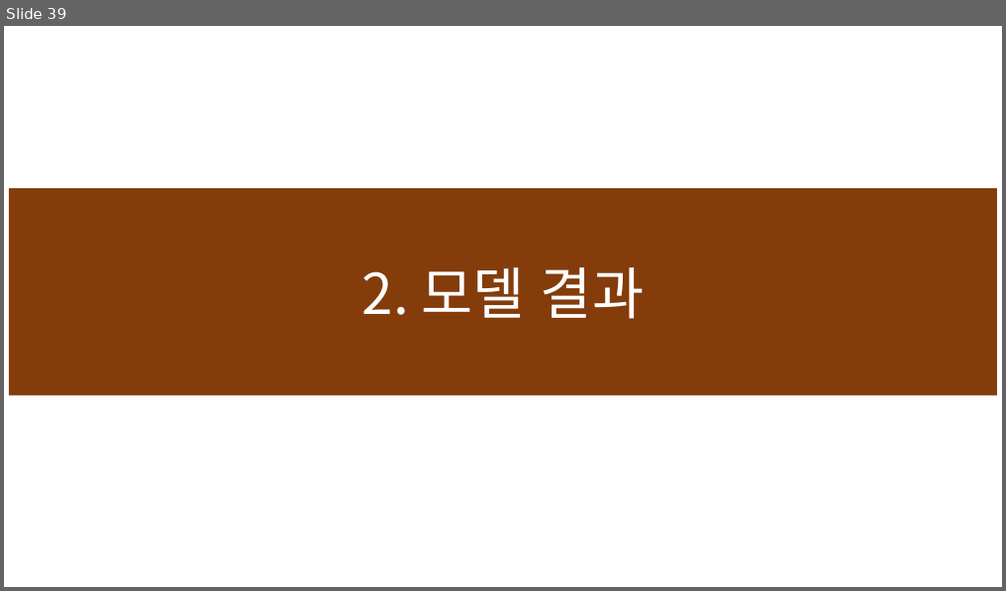
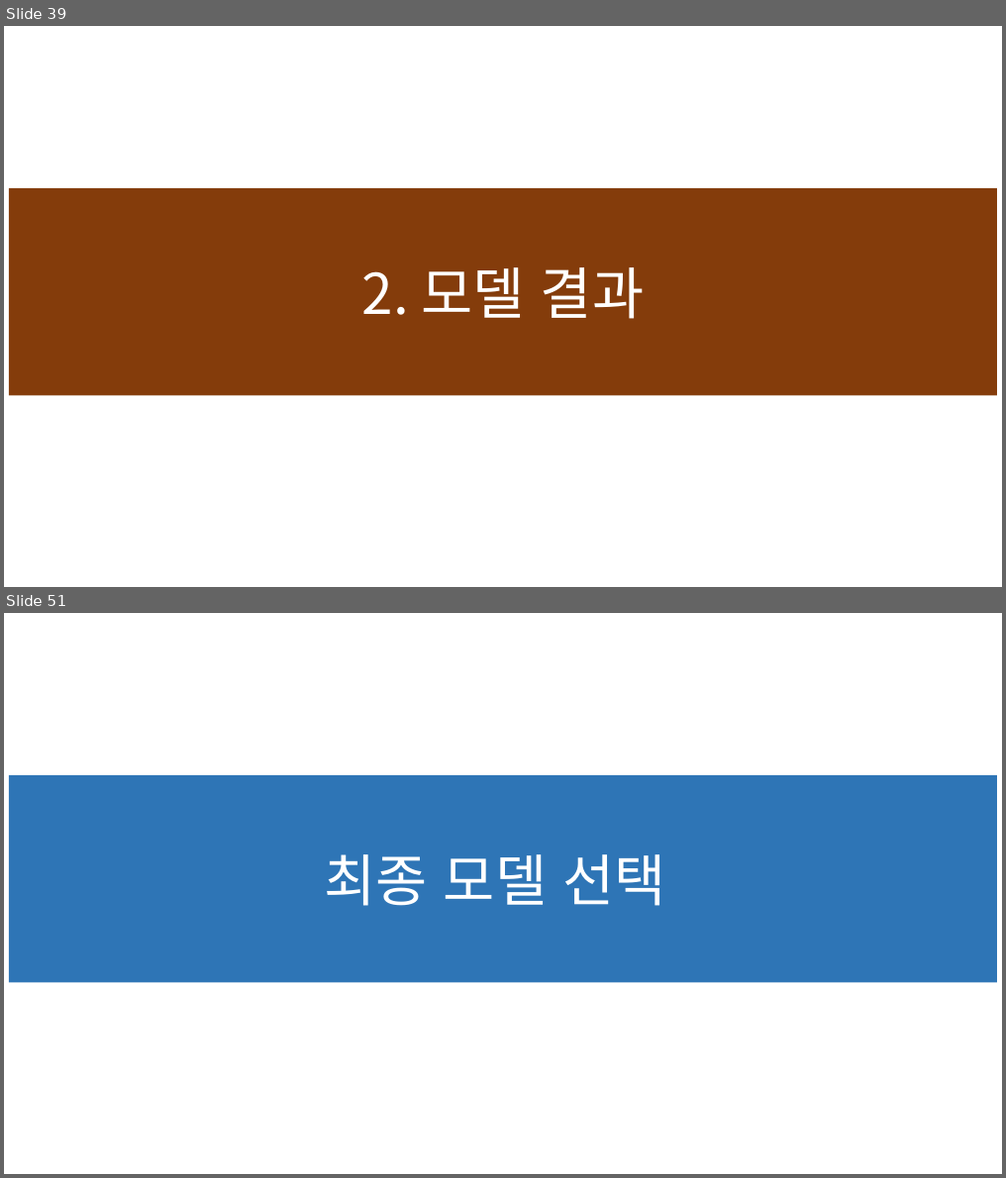
Before and after one commit to devna0111/FlowCast, a slide deck: presentation/Model 설명서.pptx. Shown one above the other, each under a label of ours: slide 39 before the commit, slides 39 and 51 after it; the slides between them are not shown. The pictures are 1006x591 and 1006x1178 pixels, drawn with LibreOffice and Linux fonts; fonts in the diff are those of the drawing. Boxes give left, top, right and bottom in pixels: in the first picture for what was removed or moved away, otherwise in the second. Text is boxed around its words. In the diff, an @@ line names an element or a change of style, - is before the commit and + after.

```diff
--- a/presentation/Model 설명서.pptx
+++ b/presentation/Model 설명서.pptx
@@ slide 51 added at [4,613,1002,1174], background #FFFFFF @@
@@ rectangle added at [9,775,997,983], fill #2E75B6, 54 pt, text #FFFFFF @@
+최종 모델 선택
```
Also in this commit, not shown: 7 slides changed, 11 other slides added, 1 slide removed, 1 other file.
